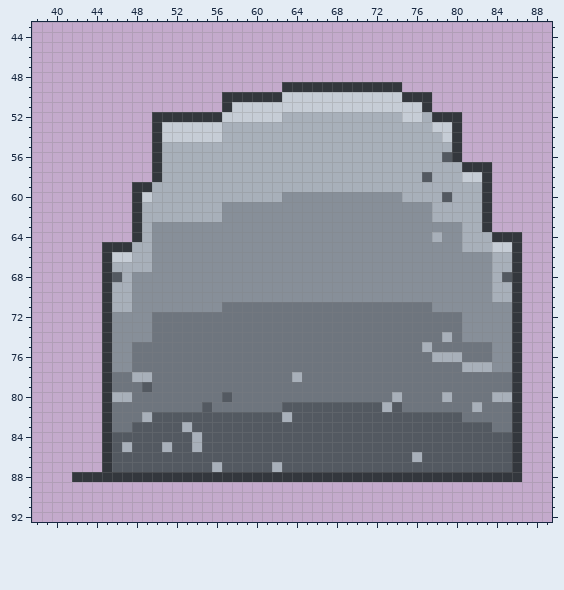
Two states of a pixel-art file, fuentes/aseprite/geo/geo_body_cria.aseprite. The picture above was drawn from the file before the commit.
128x128 pixels, 1 frame. Shown: x 38..89, y 43..92.
The same view after the edit:
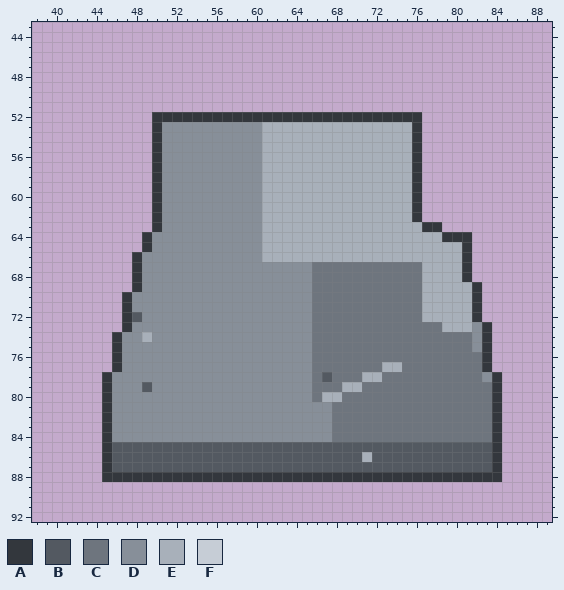
Palette (. is transparent): A #33373d  B #535961  C #6e757e  D #878f99  E #a8b0ba  F #c6cdd6
The edit:
Changed rows in their new state; - is an unchanged pixel.
first column x 42:
49 ---------------------............------------
50 ---------------.....................---------
51 ---------------.....................---------
52 ---------------AAAAAAAAAAAAAAAAAAAA....------
53 ---------DDDDDDDDDD---------------A....------
54 ---------DDDDDDDDDD---------------A....------
55 ---------DDDDDDDDDD---------------A....------
56 ---------DDDDDDDDDD---------------A....------
57 ---------DDDDDDDDDD---------------A.......---
58 ---------DDDDDDDDDD---------------A.......---
59 ------..ADDDDDDDDDD---------------A.......---
60 ------..ADDDDDDDDDD--EEEEEEEEEEEE-A.......---
61 ------..ADDDDDD----EEEEEEEEEEEEEEEA.......---
62 ------..ADDDDDD----EEEEEEEEEEEEEEEA.......---
63 ------..A----------EEEEEEEEEEEEEEEEAA.....---
64 ------.A-----------EEEEEEEEEEEEEEEEE-AAA.....
65 ---....A-----------EEEEEEEEEEEEEEEEEEEEA.....
66 ---...AD-----------EEEEEEEEEEEEEEEEEEEEA.....
67 ---...AD----------------CCCCCCCCCCCEEEEA.....
68 ---...A-----------------CCCCCCCCCCCEEEEA.....
69 ---...A-----------------CCCCCCCCCCCEEEEEA....
70 ---..A------------------CCCCCCCCCCCEEEEEA....
71 ---..A---------DDDDDDDDD-----------EEEEEA....
72 ---..AB-DDDDDDDDDDDDDDDD-----------EEEEEA....
73 ---..A--DDDDDDDDDDDDDDDD-------------EEE-A...
74 ---.A--EDDDDDDDDDDDDDDDD-------------C-C-A...
75 ---.A-DDDDDDDDDDDDDDDDDD-----------C----DA...
76 ---.A-DDDDDDDDDDDDDDDDDD------------CCC--A...
77 ---.A-DDDDDDDDDDDDDDDDDD-------EE------CCA...
78 ----DDDDDDDDDDDDDDDDDDDD-B---EE----------DA..
79 ----DDD-DDDDDDDDDDDDDDDD---EE-------------A..
80 ----DDDDDDDDDDDDDDDDDDDD-EE-----C----C----A..
81 ----DDDDDDDDDDDDDDDDDDDDDDCCCCCCC-------C-A..
82 ----DDDDDDDDDDDDDDDDDDDDDDCCCCCCCCCCCCC---A..
83 ----DDDDDDDDDDDDDDDDDDDDDDCCCCCCCCCCCCCCCCA..
84 ----DDDDDDDDDDDDDDDDDDDDDDCCCCCCCCCCCCCCCCA..
85 -----B---B--B-----------------------------A..
86 -----------------------------E----B-------A..
87 --------------B-----B---------------------A..
88 ...----------------------------------------..
Boxes around the changes in both pictures, in picture pixels (x1, y1, x2, y2):
changed: (72, 82, 522, 482)
